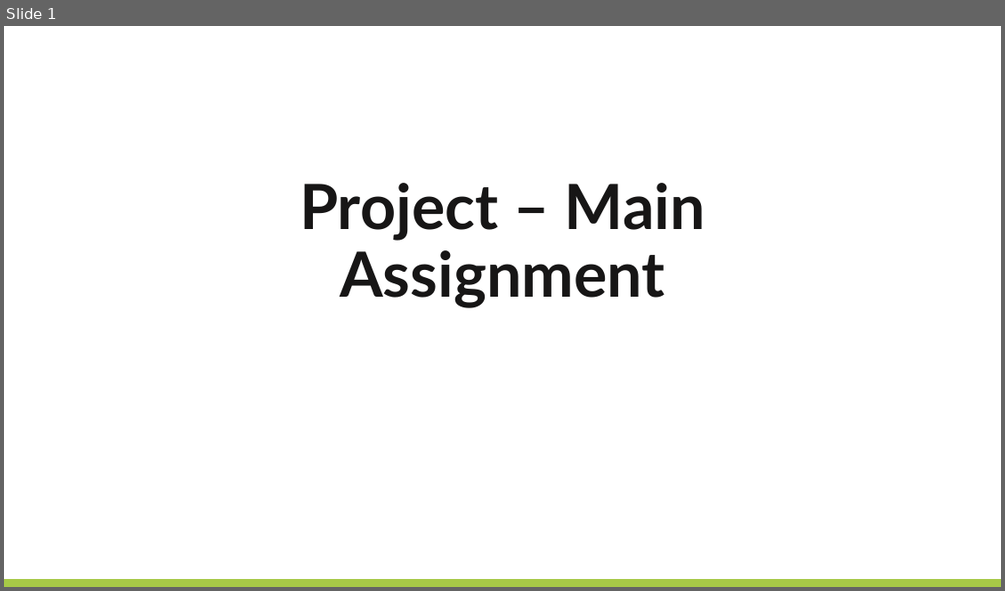
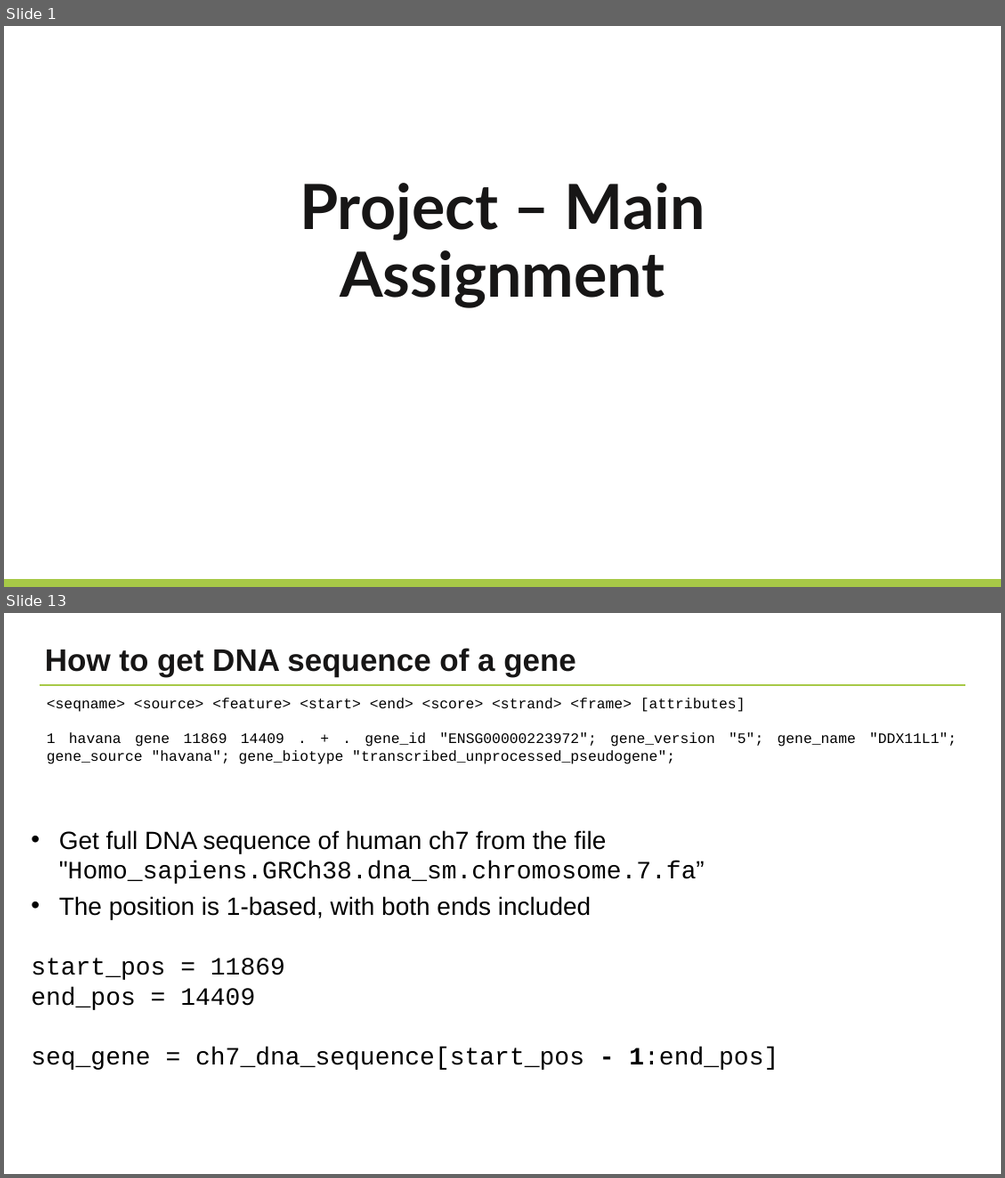
Before and after one commit to NBISweden/workshop-python, a slide deck: lectures/Project.pptx. Shown one above the other, each under a label of ours: slide 1 before the commit, slides 1 and 13 after it; the slides between them are not shown. The pictures are 1005x591 and 1005x1178 pixels, drawn with LibreOffice and Linux fonts; fonts in the diff are those of the drawing; background and template pictures are left out. Boxes give left, top, right and bottom in pixels: in the first picture for what was removed or moved away, otherwise in the second. Text is boxed around its words. In the diff, an @@ line names an element or a change of style, - is before the commit and + after.

```diff
--- a/lectures/Project.pptx
+++ b/lectures/Project.pptx
@@ slide 13 added at (x1=4, y1=613, x2=1001, y2=1174), background #FFFFFF @@
@@ title added at (x1=45, y1=648, x2=576, y2=677), 30 pt, text #171616, bold @@
+How to get DNA sequence of a gene
@@ line added from (39, 685) to (966, 685), #A7C947 1 pt @@
@@ text added at (x1=47, y1=698, x2=956, y2=764), 14 pt, text #000000 @@
+<seqname> <source> <feature> <start> <end> <score> <strand> <frame> [attributes]
+1 havana gene 11869 14409 . + . gene_id "ENSG00000223972"; gene_version "5"; gene_name "DDX11L1"; gene_source "havana"; gene_biotype "transcribed_unprocessed_pseudogene";
@@ text added at (x1=31, y1=830, x2=778, y2=1070), 24 pt, text #000000 @@
+• Get full DNA sequence of human ch7 from the file "Homo_sapiens.GRCh38.dna_sm.chromosome.7.fa”
+• The position is 1-based, with both ends included
+start_pos = 11869
+end_pos = 14409
+seq_gene = ch7_dna_sequence[start_pos - 1:end_pos]
```
Also in this commit, not shown: 12 slides changed, 1 other slide added, 1 other file.
